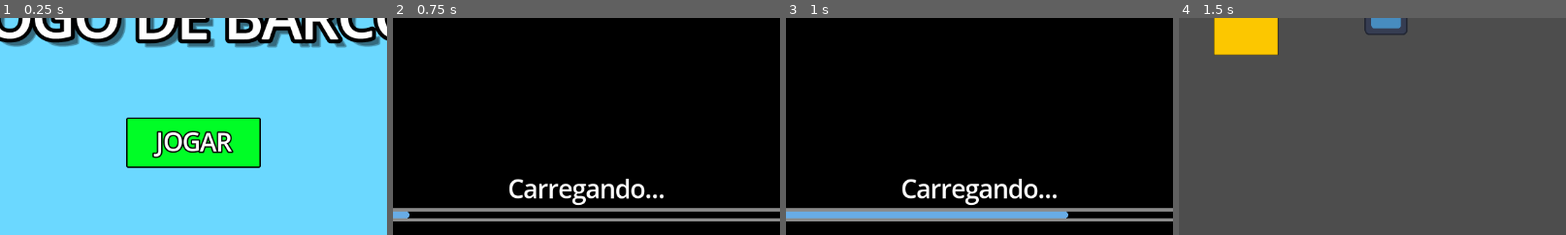
Above: before the commit, frames 1-4 (left to right).
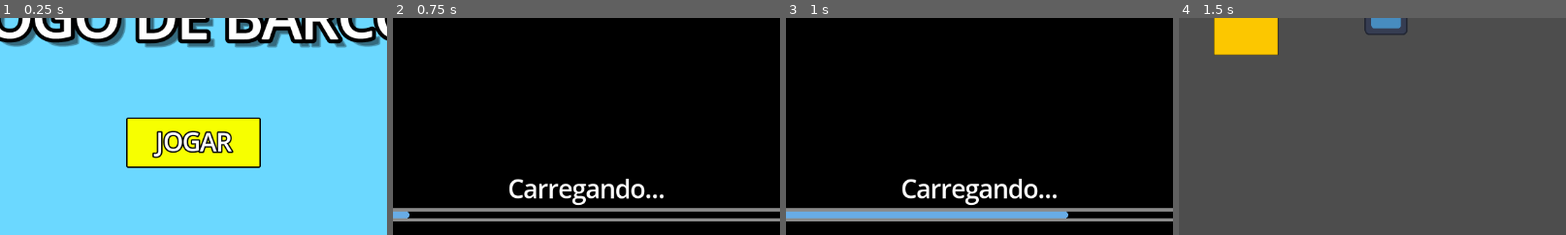
Above: after the commit, the same moments.

Repository: joaohprates/bugfeatfp
Game: Godot game, scene res://Scenes/Tela_Inicial.tscn
Two runs of this game, one before a commit and one after it. Both use one fixed random seed, a clock stepped at 60 frames per second and the inputs below. The engine's default icon, where the game draws it, is replaced by a stand-in: a white triangle on a blue panel in a dark square.
Inputs (mouse positions are % of the whole screen's width and height, from its top left):
- Up to frame 1 (0.25 s): no input
- Up to frame 2 (0.75 s): click "JOGAR" at 0.5 s
- Up to frame 3 (1 s): no input
- Up to frame 4 (1.5 s): move the mouse to (72, 45) at 1.27 s; hold D (RIGHT) from 1.28 s (still down); tap Shift (Anchor) at 1.35 s
The pictures show only the part of the screen within x 25-75%, y 50-100%; the shares and areas given below are measured in that part.

The runs differ from the first frame. In frame 1, 6.4% of the frame differs, in the area x 32-68%, y 46-69%; in frame 2, nothing differs; in frame 3, nothing differs; in frame 4, nothing differs.

Commit message:
Correção de botões

Diff:
--- a/BOAT-Prototype/Scenes/Tela_Inicial.tscn
+++ b/BOAT-Prototype/Scenes/Tela_Inicial.tscn
@@ -10,6 +10,30 @@
 shadow_size = 10
 shadow_color = Color(0, 0, 0, 0.298039)
 shadow_offset = Vector2(10, 10)
+
+[sub_resource type="StyleBoxFlat" id="StyleBoxFlat_84x8i"]
+bg_color = Color(0, 1, 0.116667, 1)
+border_width_left = 2
+border_width_top = 2
+border_width_right = 2
+border_width_bottom = 2
+border_color = Color(0, 0, 0, 1)
+corner_radius_top_left = 2
+corner_radius_top_right = 2
+corner_radius_bottom_right = 2
+corner_radius_bottom_left = 2
+
+[sub_resource type="StyleBoxFlat" id="StyleBoxFlat_pwxgj"]
+bg_color = Color(0.966667, 1, 0, 1)
+border_width_left = 2
+border_width_top = 2
+border_width_right = 2
+border_width_bottom = 2
+border_color = Color(0, 0, 0, 1)
+corner_radius_top_left = 2
+corner_radius_top_right = 2
+corner_radius_bottom_right = 2
+corner_radius_bottom_left = 2
 
 [sub_resource type="LabelSettings" id="LabelSettings_qhp4a"]
 font_size = 36
@@ -76,9 +100,9 @@
 theme_override_styles/hover_mirrored = ExtResource("2_pwxgj")
 theme_override_styles/hover = ExtResource("2_pwxgj")
 theme_override_styles/pressed_mirrored = ExtResource("2_pwxgj")
-theme_override_styles/pressed = ExtResource("2_pwxgj")
+theme_override_styles/pressed = SubResource("StyleBoxFlat_84x8i")
 theme_override_styles/normal_mirrored = ExtResource("2_pwxgj")
-theme_override_styles/normal = ExtResource("2_pwxgj")
+theme_override_styles/normal = SubResource("StyleBoxFlat_pwxgj")
 
 [node name="Label" type="Label" parent="MarginContainer/Button"]
 layout_mode = 1
--- a/BOAT-Prototype/UI/Button.tres
+++ b/BOAT-Prototype/UI/Button.tres
@@ -1,7 +1,7 @@
 [gd_resource type="StyleBoxFlat" format=3 uid="uid://dyq5s02mykhdw"]
 
 [resource]
-bg_color = Color(0, 0.99, 0.1485, 1)
+bg_color = Color(0, 0, 1, 1)
 border_width_left = 2
 border_width_top = 2
 border_width_right = 2
Not shown: 1 places in BOAT-Prototype/Scenes/Tela_Inicial.tscn that only renumber resources
